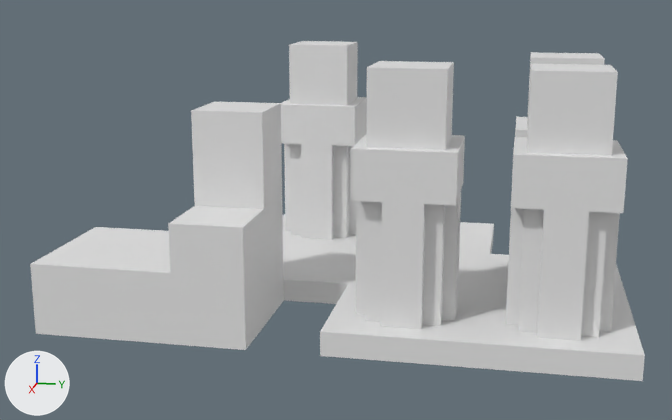
The OBJ model meshes/modul.obj: old version first, new version second.
One viewpoint serves both versions: a 50 mm lens placed at (39.1, 1.2, 14.1), pointed at (-2.4, -7.0, 3.8). Lighting does not change. The marker at lower left points along +X, +Y and +Z. Where no turn or scale is listed for an object, it has been applied to the vertices. Vertices at the same position are counted once.

Names of what the first picture shows: 'Cube.001_Cube.007', 'Cube.002_Cube.004', 'Cube.003_Cube.008', 'Cube.004_Cube.009', 'Cube.005_Cube.010', 'Cube.006_Cube.011', 'Cube.008_Cube.014', 'Cube.009_Cube.017', 'Cube.010_Cube.016', 'Cube_Cube.002'.
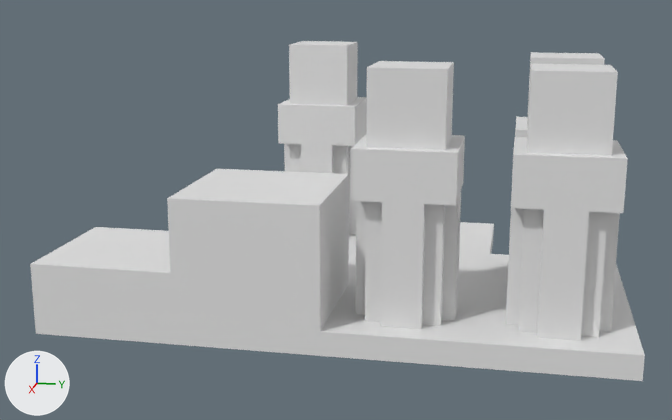
Patch to the scene script:
```diff
--- a/meshes/modul.obj.py
+++ b/meshes/modul.obj.py
@@ me_cube_010_cube_016 @@
 me_cube_010_cube_016.from_pydata(...)  # 8 vertices, 12 faces; spans x 3.0..6.0, y -12.0..-9.0, z 0.0..5.0
 # used by ob_cube_010_cube_016; location = (0.0, 0.0, 0.0)
+# me_cube_010_cube_016 part 1: the whole mesh is scaled about its middle by (2, 2, 1.2), then moved by (-1.5, 1.5, 0.5)
@@ ob_cube_009_cube_017 @@
-ob_cube_009_cube_017 = bpy.data.objects.new('Cube.009_Cube.017', me_cube_009_cube_017)
-ob_cube_009_cube_017.location = (0.0, 0.0, 0.0)
```

Location of each change, [x1, y1, x2, y2] in pixels of the pictures (672 x 420 px):
'Cube.010_Cube.016', mesh rescaled (85% wider, 30% taller)
    before: [168, 206, 266, 350]
    after: [167, 169, 349, 356]
'Cube.009_Cube.017', deleted
    before: [191, 102, 284, 323]
'Cube.005_Cube.010', unchanged, covered by the edit
    before: [283, 242, 356, 304]
    after: [349, 246, 356, 282]
